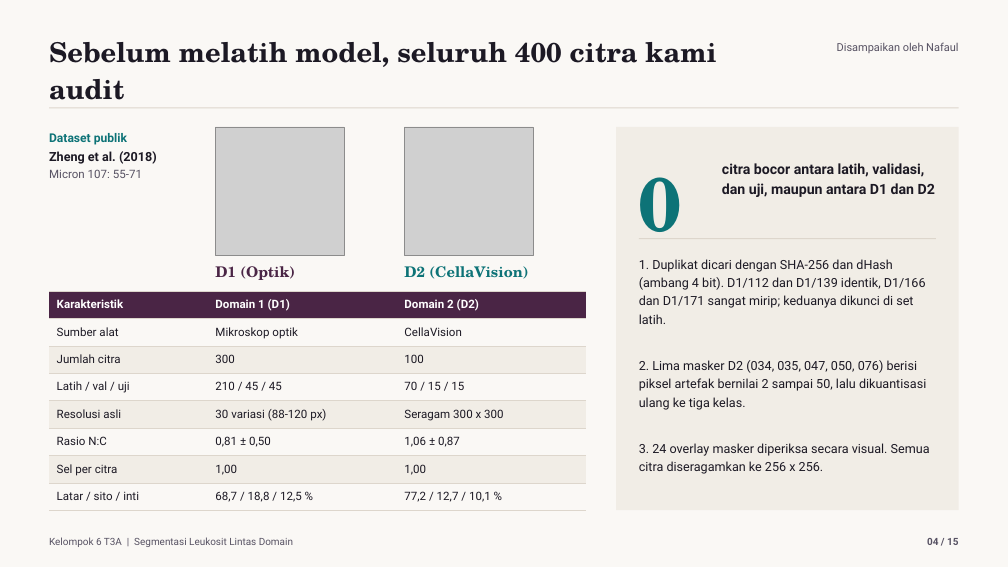
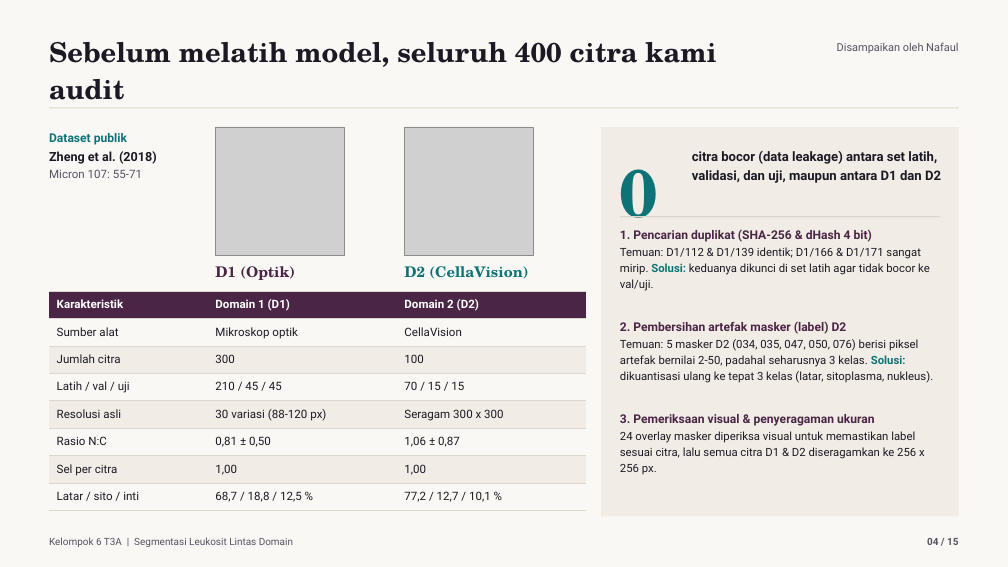
Before and after one commit to attaramadhani/UAS-DL-Kelompok6-T3A-WBC-DomainShift, a slide deck: slide 4 of docs/Presentasi_UAS_DL_Kelompok6_T3A_Redesigned.pptx. Drawn at 1008x567 pixels with LibreOffice and Linux fonts; fonts in the diff are those of the drawing; grey boxes stand for pictures. Boxes give left, top, right and bottom in pixels: in the first picture for what was removed or moved away, otherwise in the second. Text is boxed around its words. In the diff, an @@ line names an element or a change of style, - is before the commit and + after.

Commit message:
docs: clarify slide 4 audit steps and expand slide explanations

```diff
--- a/docs/Presentasi_UAS_DL_Kelompok6_T3A_Redesigned.pptx
+++ b/docs/Presentasi_UAS_DL_Kelompok6_T3A_Redesigned.pptx
@@ rectangle: place and size @@
-rectangle at [616, 127, 959, 510]
+rectangle at [601, 127, 959, 516]
@@ text "0": place and size @@
-text "0" at [639, 177, 682, 232]
+text "0" at [620, 169, 659, 239]
@@ text "0" at [620, 169, 659, 239]: size 72 to 64 pt @@
@@ text at [692, 151, 941, 183]: text changed; size 13.5 to 12.5 pt @@
-citra bocor antara latih, validasi, dan uji, maupun antara D1 dan D2
+citra bocor (data leakage) antara set latih, validasi, dan uji, maupun antara D1 dan D2
@@ rectangle: place and size @@
-rectangle at [639, 238, 936, 239]
+rectangle at [620, 216, 940, 217]
@@ text at [620, 229, 933, 383]: text changed; size 12 to 10.8 pt @@
-1. Duplikat dicari dengan SHA-256 dan dHash (ambang 4 bit). D1/112 dan D1/139 identik, D1/166 dan D1/171 sangat mirip; keduanya dikunci di set latih.
-2. Lima masker D2 (034, 035, 047, 050, 076) berisi piksel artefak bernilai 2 sampai 50, lalu dikuantisasi ulang ke tiga kelas.
-3. 24 overlay masker diperiksa secara visual. Semua citra diseragamkan ke 256 x 256.
+1. Pencarian duplikat (SHA-256 & dHash 4 bit)
+Temuan: D1/112 & D1/139 identik; D1/166 & D1/171 sangat mirip. Solusi: keduanya dikunci di set latih agar tidak bocor ke val/uji.
+2. Pembersihan artefak masker (label) D2
+Temuan: 5 masker D2 (034, 035, 047, 050, 076) berisi piksel artefak bernilai 2-50, padahal seharusnya 3 kelas. Solusi: dikuantisasi ulang ke tepat 3 kelas (latar, sitoplasma, nukleus).
+3. Pemeriksaan visual & penyeragaman ukuran
+24 overlay masker diperiksa visual untuk memastikan label sesuai citra, lalu semua citra D1 & D2 diseragamkan ke 256 x 256 px.
```
Also in this commit, not shown: 6 other slides changed.
